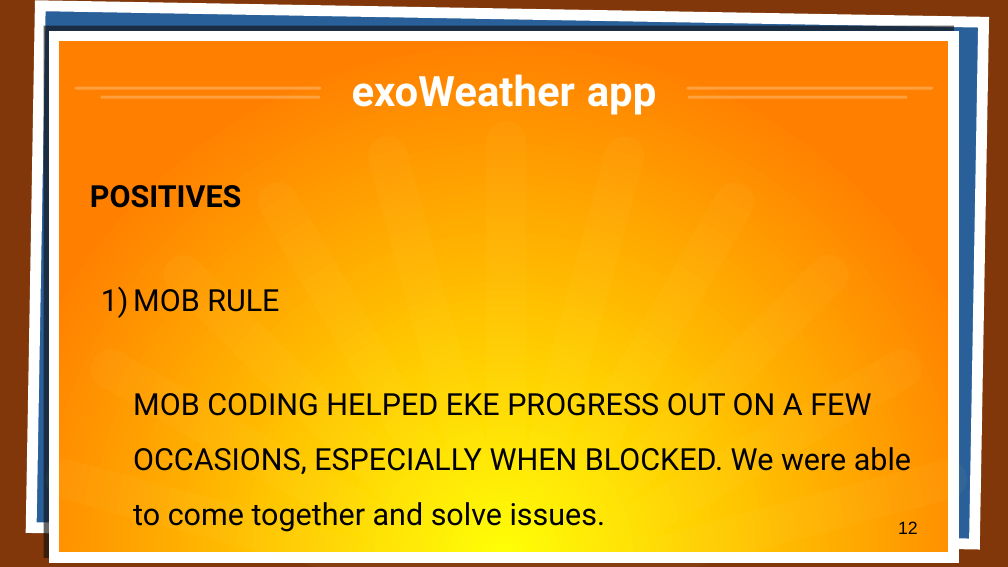
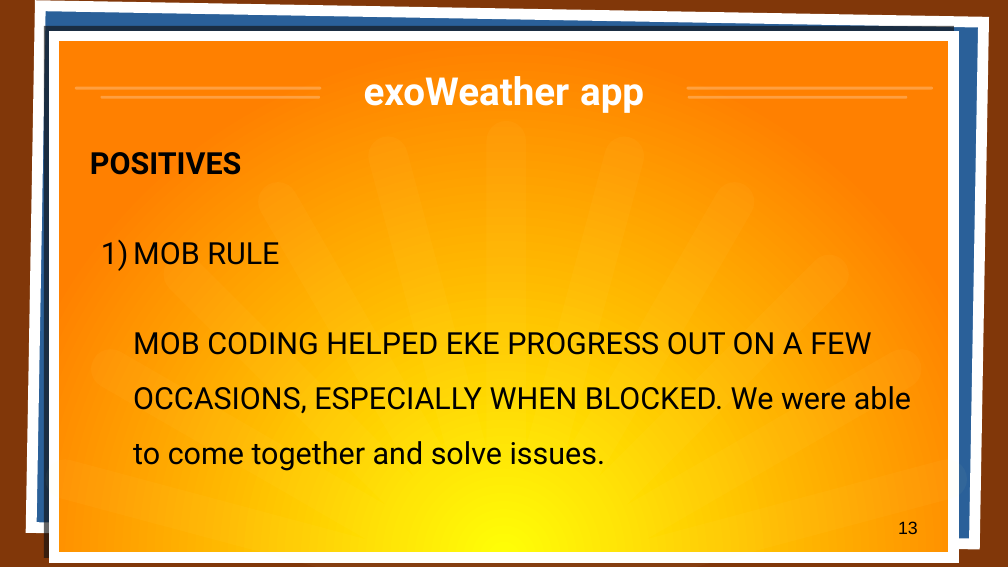
Before and after one commit to aagb1884/exoWeather, a slide deck: slide 13 of presentation/js_group_project_presentation.pptx (slide 12 before the commit). Drawn at 1008x567 pixels with LibreOffice and Linux fonts; fonts in the diff are those of the drawing. Boxes give left, top, right and bottom in pixels: in the first picture for what was removed or moved away, otherwise in the second. Text is boxed around its words. In the diff, an @@ line names an element or a change of style, - is before the commit and + after.

```diff
--- a/presentation/js_group_project_presentation.pptx
+++ b/presentation/js_group_project_presentation.pptx
@@ title "exoWeather app" at (364,76,644,113): size 33 to 30.4 pt @@
@@ text "POSITIVES": place and size @@
-text "POSITIVES" at (90,185,911,532)
+text "POSITIVES" at (90,152,911,471)
@@ text "POSITIVES" at (90,152,911,471): less space between paragraphs @@
@@ freeform shape at (46,121,968,567): outline redrawn @@
@@ page number at (898,521,918,534): text changed @@
-12
+13
```
Also in this commit, not shown: 14 other slides changed, 1 slide added, 1 other file.
